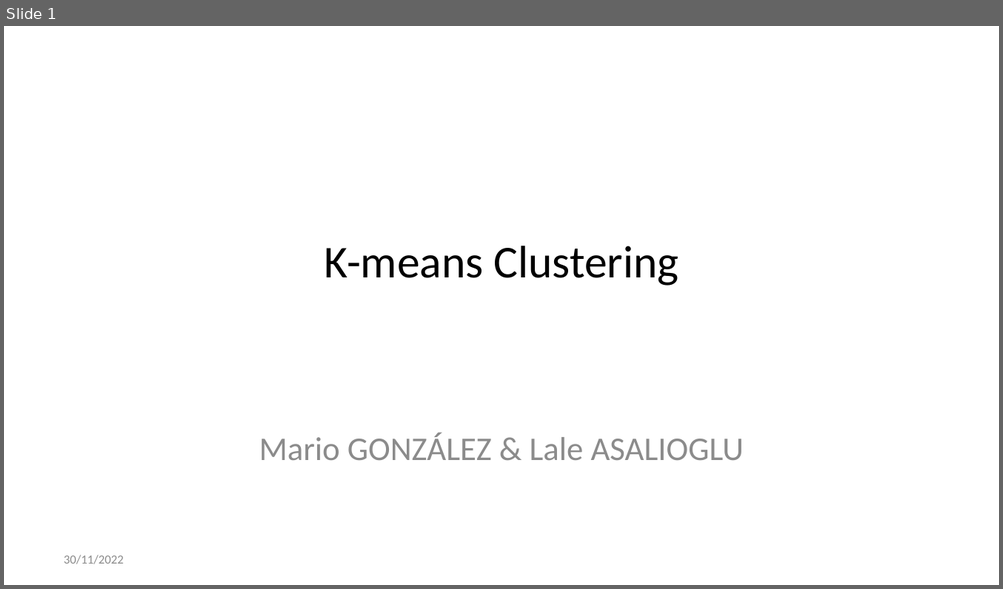
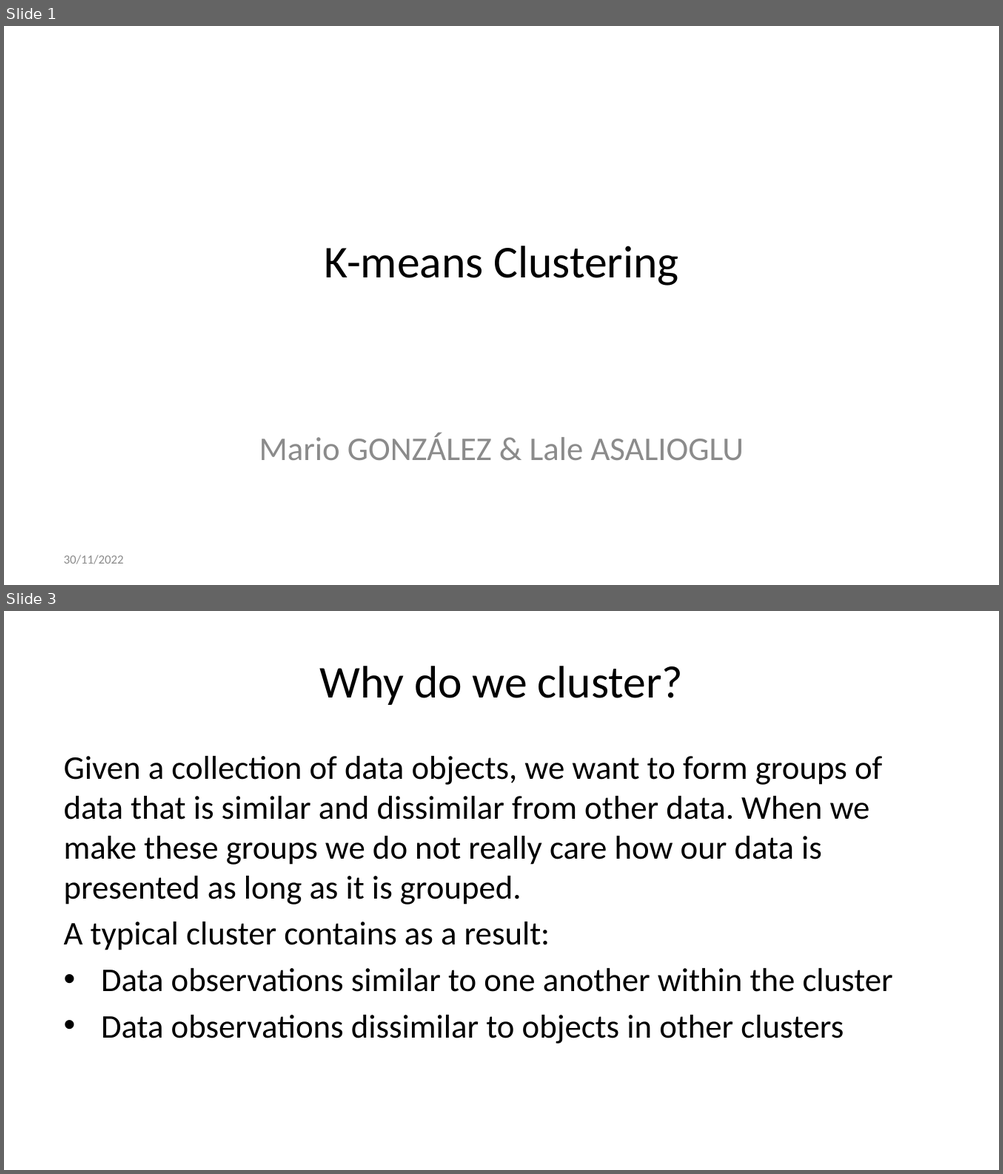
Before and after one commit to Rionzagal/ESILV-notes, a slide deck: src/Machine Learning/k_means/k_means_clustering.pptx. Shown one above the other, each under a label of ours: slide 1 before the commit, slides 1 and 3 after it; the slides between them are not shown. The pictures are 1003x589 and 1003x1174 pixels, drawn with LibreOffice and Linux fonts; fonts in the diff are those of the drawing. Boxes give left, top, right and bottom in pixels: in the first picture for what was removed or moved away, otherwise in the second. Text is boxed around its words. In the diff, an @@ line names an element or a change of style, - is before the commit and + after.

```diff
--- a/src/Machine Learning/k_means/k_means_clustering.pptx
+++ b/src/Machine Learning/k_means/k_means_clustering.pptx
@@ slide 3 added at (4, 611, 999, 1170), background #FFFFFF @@
@@ title added at (319, 666, 683, 705), 33 pt, text #000000 @@
+Why do we cluster?
@@ text added at (64, 756, 893, 1044), 24 pt, text #000000 @@
+Given a collection of data objects, we want to form groups of data that is similar and dissimilar from other data. When we make these groups we do not really care how our data is presented as long as it is grouped.
+A typical cluster contains as a result:
+• Data observations similar to one another within the cluster
+• Data observations dissimilar to objects in other clusters
```
Also in this commit, not shown: 1 slide changed, 3 other slides added, 1 slide removed, 5 other files.
